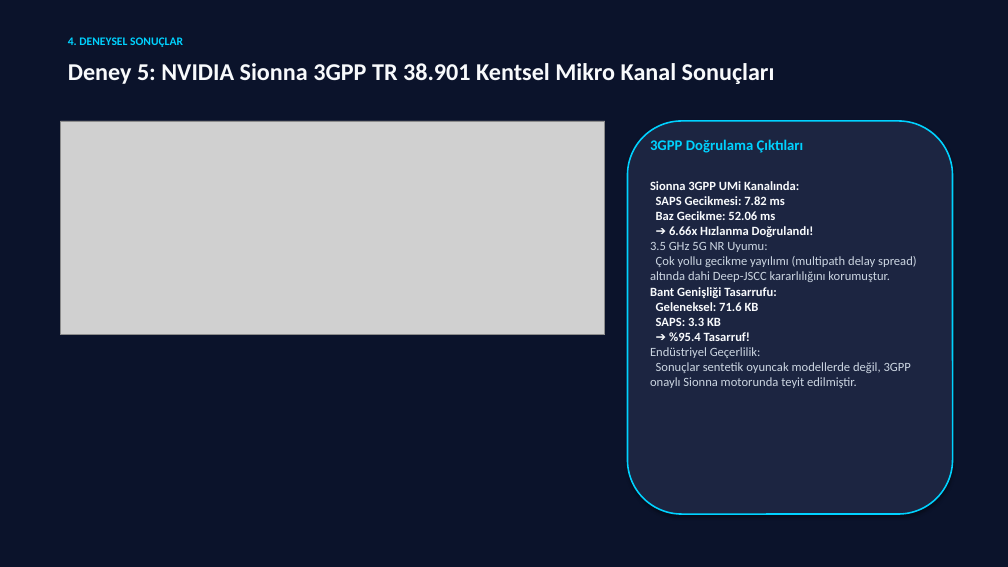
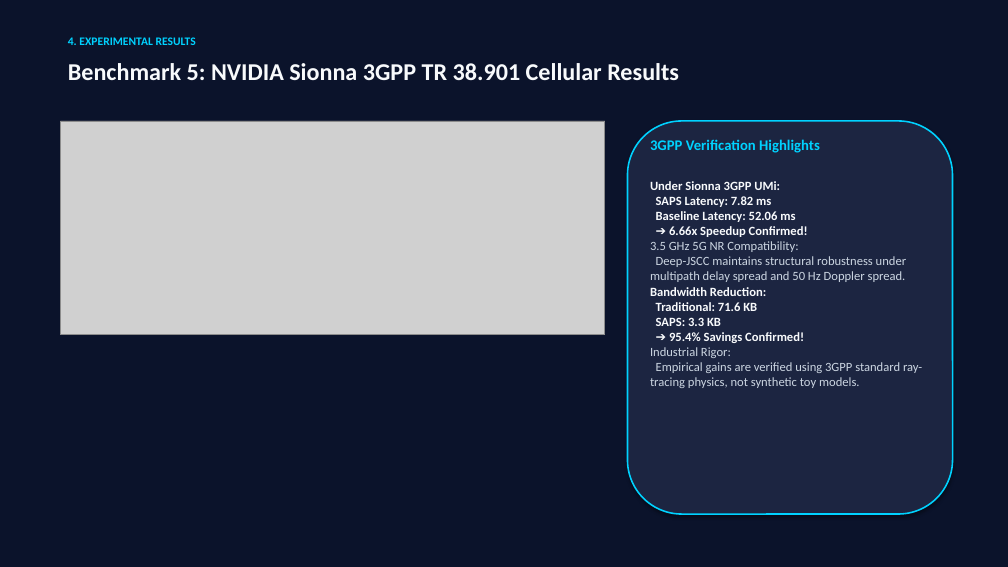
Before and after one commit to TalhaYolcu/saps, a slide deck: slide 21 of docs/SAPS_Presentation.pptx. Drawn at 1008x567 pixels with LibreOffice and Linux fonts; fonts in the diff are those of the drawing; grey boxes stand for pictures. Boxes give left, top, right and bottom in pixels: in the first picture for what was removed or moved away, otherwise in the second. Text is boxed around its words. In the diff, an @@ line names an element or a change of style, - is before the commit and + after.

```diff
--- a/docs/SAPS_Presentation.pptx
+++ b/docs/SAPS_Presentation.pptx
@@ text at bbox=[68, 37, 196, 45]: text changed @@
-4. DENEYSEL SONUÇLAR
+4. EXPERIMENTAL RESULTS
@@ text at bbox=[68, 63, 679, 80]: text changed @@
-Deney 5: NVIDIA Sionna 3GPP TR 38.901 Kentsel Mikro Kanal Sonuçları
+Benchmark 5: NVIDIA Sionna 3GPP TR 38.901 Cellular Results
@@ text at bbox=[650, 139, 820, 153]: text changed @@
-3GPP Doğrulama Çıktıları
+3GPP Verification Highlights
@@ text at bbox=[650, 181, 922, 388]: text changed @@
-Sionna 3GPP UMi Kanalında:
-SAPS Gecikmesi: 7.82 ms
-Baz Gecikme: 52.06 ms
-➔ 6.66x Hızlanma Doğrulandı!
-3.5 GHz 5G NR Uyumu:
-Çok yollu gecikme yayılımı (multipath delay spread) altında dahi Deep-JSCC kararlılığını korumuştur.
-Bant Genişliği Tasarrufu:
-Geleneksel: 71.6 KB
-SAPS: 3.3 KB
-➔ %95.4 Tasarruf!
-Endüstriyel Geçerlilik:
-Sonuçlar sentetik oyuncak modellerde değil, 3GPP onaylı Sionna motorunda teyit edilmiştir.
+Under Sionna 3GPP UMi:
+SAPS Latency: 7.82 ms
+Baseline Latency: 52.06 ms
+➔ 6.66x Speedup Confirmed!
+3.5 GHz 5G NR Compatibility:
+Deep-JSCC maintains structural robustness under multipath delay spread and 50 Hz Doppler spread.
+Bandwidth Reduction:
+Traditional: 71.6 KB
+SAPS: 3.3 KB
+➔ 95.4% Savings Confirmed!
+Industrial Rigor:
+Empirical gains are verified using 3GPP standard ray-tracing physics, not synthetic toy models.
```
Also in this commit, not shown: 23 other slides changed, 2 slides added, 2 slides removed, 2 other files.
